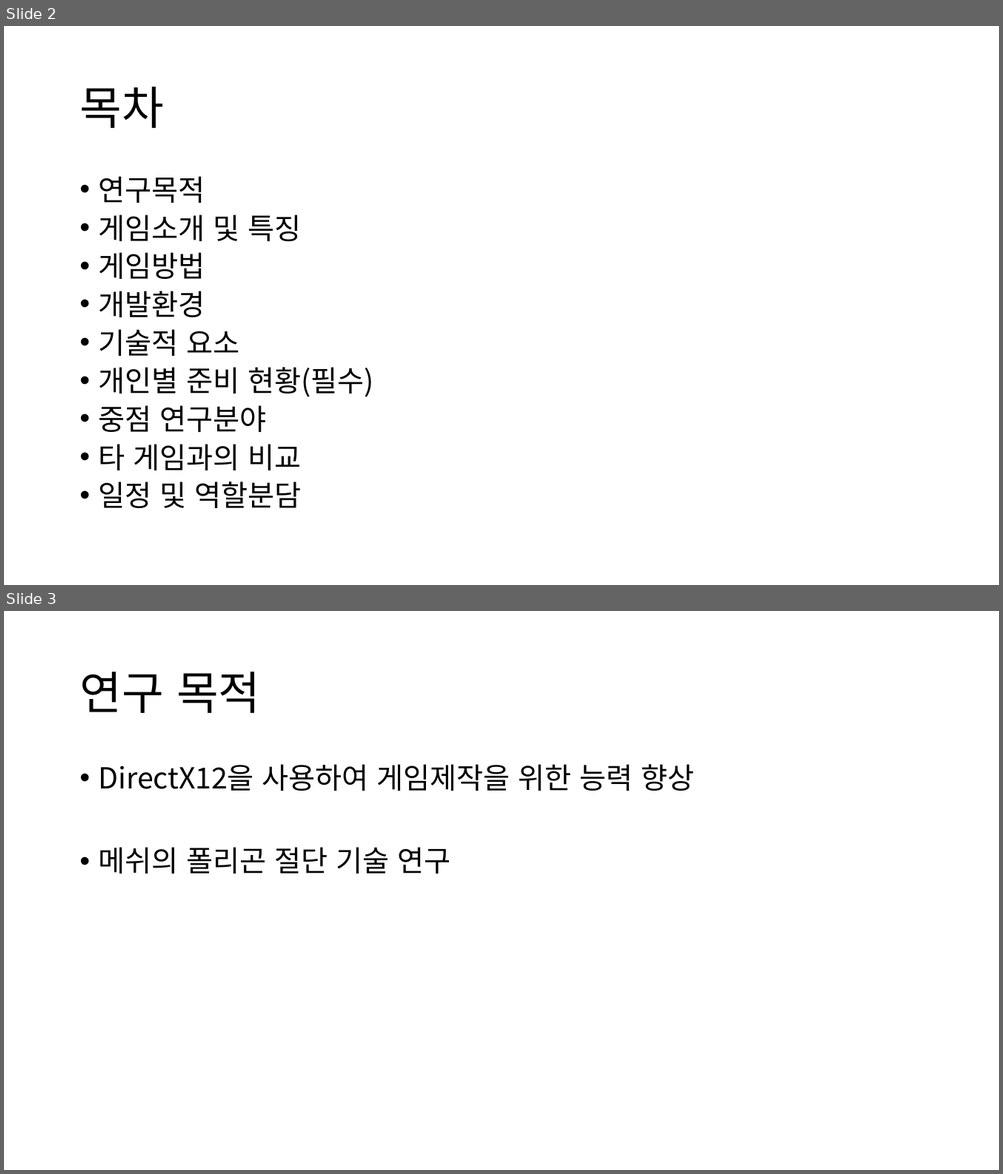
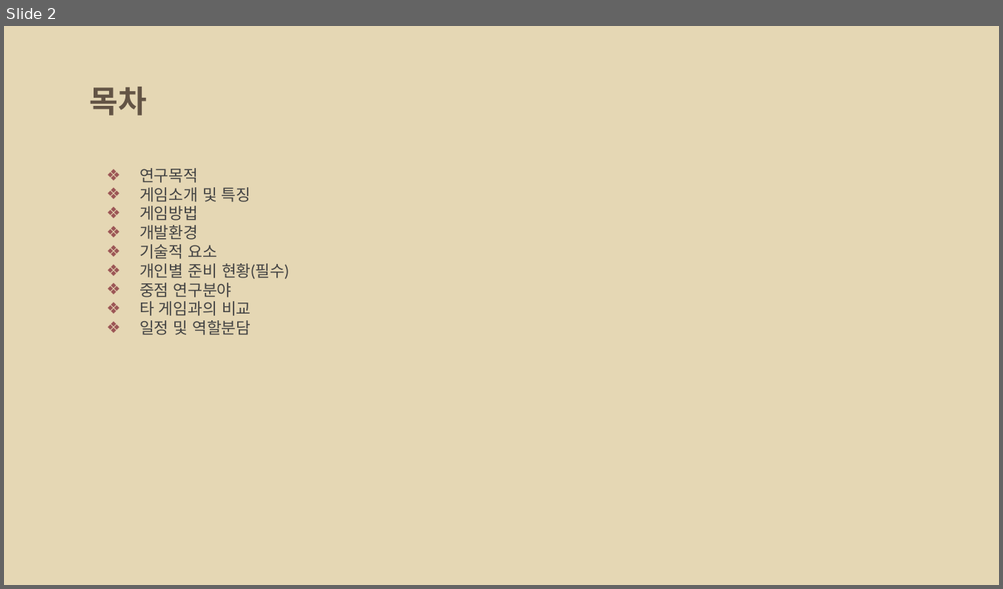
Before and after one commit to Mongzzi/18TUK_GW, a slide deck: Doc/04_제안서/제안서 초안.pptx. Shown one above the other, each under a label of ours: slides 2 and 3 before the commit, slide 2 after it. The pictures are 1003x1174 and 1003x589 pixels, drawn with LibreOffice and Linux fonts; fonts in the diff are those of the drawing; background and template pictures are left out. Boxes give left, top, right and bottom in pixels: in the first picture for what was removed or moved away, otherwise in the second. Text is boxed around its words. In the diff, an @@ line names an element or a change of style, - is before the commit and + after.

```diff
--- a/Doc/04_제안서/제안서 초안.pptx
+++ b/Doc/04_제안서/제안서 초안.pptx
@@ slide 3 removed at box(4, 611, 999, 1170), background #FFFFFF @@
@@ title removed at box(79, 672, 260, 713) @@
-연구 목적
@@ text removed at box(99, 764, 694, 874) @@
-• DirectX12을 사용하여 게임제작을 위한 능력 향상
-• 메쉬의 폴리곤 절단 기술 연구
@@ slide 2 changed as well @@
@@ background #FFFFFF to picture (left out) @@
@@ title "목차": place and size @@
-title "목차" at box(79, 87, 163, 128)
+title "목차" at box(90, 87, 147, 116)
@@ title "목차" at box(90, 87, 147, 116): size 44 to 30 pt, font Noto Sans CJK KR to TeX Gyre Schola, text colour #000000 to #635445, bold on; line spacing 0.9 to 1; vertical alignment middle to top @@
@@ text "연구목적": place and size @@
-text "연구목적" at box(99, 176, 375, 508)
+text "연구목적" at box(139, 168, 289, 335)
@@ text "연구목적" at box(139, 168, 289, 335): size 28 to 15.3 pt, font Noto Sans CJK KR to Lato, text colour #000000 to #434343; bullet • to ❖; line spacing 0.8 to 1; less space between paragraphs @@
```
Also in this commit, not shown: 15 other slides changed, 3 slides added, 3 other slides removed.
